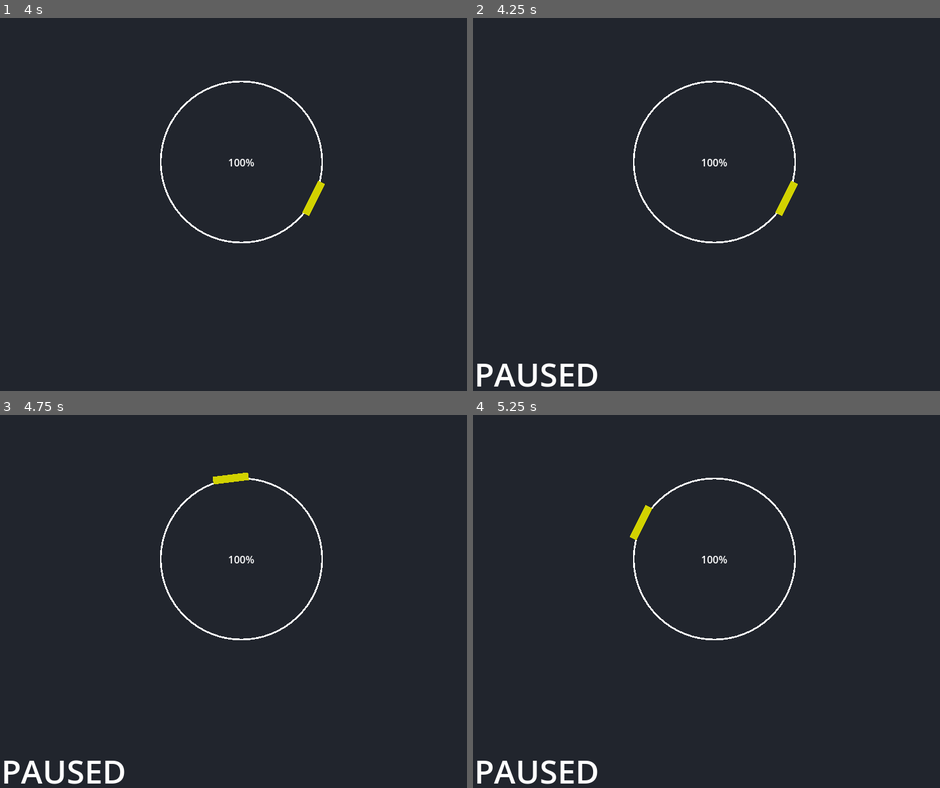
Above: before the commit, frames 1-4 (two rows, left to right).
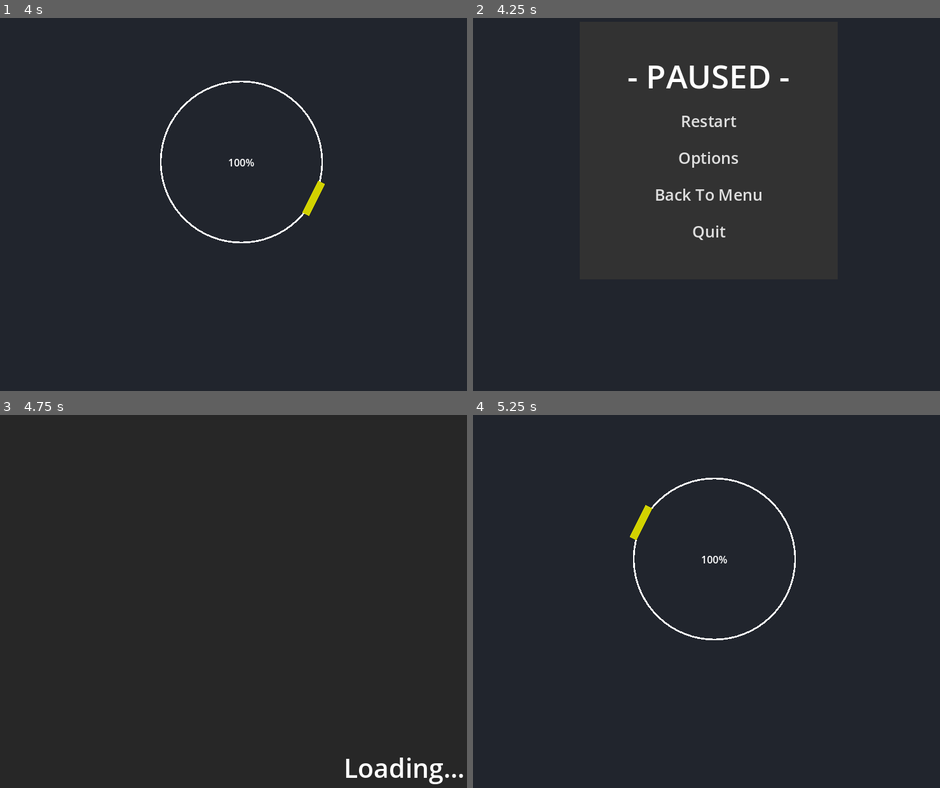
Above: after the commit, the same moments.

Repository: Swivet-Effect/SpinR
Game: Godot game, scene res://Scenes/Gameplay/RunMap.tscn
Same seed, same stepped clock (60 frames per second), same inputs: the game is played once before the commit and once after it. This scene is started directly instead of the project's main scene.
Inputs (mouse positions are in pixels of both pictures, inside the frame that each line leads up to):
- Up to frame 1 (4 s): tap Enter at 0.5, 2, 3.5 s; move the mouse to (354, 137) at 0.52 s; hold Right (ui_right) 0.53-1.28 s; tap Space (ui_select) at 0.77, 1.25, 1.52, 2.75, 3.02, 3.77 s; move the mouse to (140, 185) at 1.27 s; hold Down (ui_down) 1.28-2.03 s; move the mouse to (289, 51) at 2.02 s; hold Right (ui_right) 2.03-2.78 s; move the mouse to (214, 264) at 2.77 s; hold Up (ui_up) 2.78-3.53 s; move the mouse to (392, 238) at 3.52 s; hold Left (ui_left) from 3.53 s (still down)
- Up to frame 2 (4.25 s): keep holding Left (ui_left); tap Escape at 4.15 s
- Up to frame 3 (4.75 s): release Left (ui_left) at 4.25 s; click (233, 519) at 4.25 s, where only the run after the commit has a clickable "Restart"
- Up to frame 4 (5.25 s): move the mouse to (561, 482) at 5.02 s; hold Left (ui_left) from 5.03 s (still down)

Frame 1 is identical in both runs. In frame 2, 2.9% of the frame differs, in the area x 0-70%, y 12-99%; in frame 3, 1.9%; in frame 4, 0.7%.
Error in both runs: Invalid operands 'String' and 'Nil' in operator '+'. (res://Scripts/Map)

Commit message:
Pause Menu

Diff:
--- a/Assets/Prefabs/PauseMenu.tscn
+++ b/Assets/Prefabs/PauseMenu.tscn
@@ -14,10 +14,55 @@
 [node name="CanvasLayer" type="CanvasLayer" parent="."]
 visible = false
 
-[node name="Paused Text" type="Label" parent="CanvasLayer"]
-offset_left = 23.0
-offset_top = 699.0
-offset_right = 232.0
-offset_bottom = 775.0
+[node name="PauseBox" type="ColorRect" parent="CanvasLayer"]
+offset_left = 189.0
+offset_top = 179.0
+offset_right = 595.0
+offset_bottom = 585.0
+color = Color(0.196078, 0.196078, 0.196078, 1)
+
+[node name="StraightenMenu" type="VBoxContainer" parent="CanvasLayer/PauseBox"]
+layout_mode = 0
+offset_left = 75.0
+offset_top = 50.0
+offset_right = 331.0
+offset_bottom = 352.0
+theme_override_constants/separation = 15
+
+[node name="Paused Text" type="Label" parent="CanvasLayer/PauseBox/StraightenMenu"]
+layout_mode = 2
 theme_override_font_sizes/font_size = 51
-text = "PAUSED"
+text = "- PAUSED -"
+
+[node name="Restart" type="Button" parent="CanvasLayer/PauseBox/StraightenMenu"]
+layout_mode = 2
+theme_override_colors/font_hover_color = Color(1, 0.745098, 0, 1)
+theme_override_font_sizes/font_size = 25
+text = "Restart"
+flat = true
+
+[node name="Options" type="Button" parent="CanvasLayer/PauseBox/StraightenMenu"]
+layout_mode = 2
+theme_override_colors/font_hover_color = Color(1, 0.745098, 0, 1)
+theme_override_font_sizes/font_size = 25
+text = "Options"
+flat = true
+
+[node name="BackToMenu" type="Button" parent="CanvasLayer/PauseBox/StraightenMenu"]
+layout_mode = 2
+theme_override_colors/font_hover_color = Color(1, 0.745098, 0, 1)
+theme_override_font_sizes/font_size = 25
+text = "Back To Menu"
+flat = true
+
+[node name="Quit" type="Button" parent="CanvasLayer/PauseBox/StraightenMenu"]
+layout_mode = 2
+theme_override_colors/font_hover_color = Color(1, 0.745098, 0, 1)
+theme_override_font_sizes/font_size = 25
+text = "Quit"
+flat = true
+
+[connection signal="pressed" from="CanvasLayer/PauseBox/StraightenMenu/Restart" to="." method="RestartButton"]
+[connection signal="pressed" from="CanvasLayer/PauseBox/StraightenMenu/Options" to="." method="OptionsButton"]
+[connection signal="pressed" from="CanvasLayer/PauseBox/StraightenMenu/BackToMenu" to="." method="ToMenuButton"]
+[connection signal="pressed" from="CanvasLayer/PauseBox/StraightenMenu/Quit" to="." method="QuitButton"]
--- a/Scenes/Menus/OptionsMenu.tscn
+++ b/Scenes/Menus/OptionsMenu.tscn
@@ -43,5 +43,22 @@
 theme_override_font_sizes/font_size = 25
 text = "Input Method:"
 
+[node name="Volume Slider" type="HSlider" parent="CanvasLayer"]
+offset_left = 409.0
+offset_top = 219.0
+offset_right = 675.0
+offset_bottom = 246.0
+value = 100.0
+
+[node name="Text" type="Label" parent="CanvasLayer/Volume Slider"]
+layout_mode = 0
+offset_left = -137.0
+offset_top = -10.0
+offset_right = -38.0
+offset_bottom = 25.0
+theme_override_font_sizes/font_size = 25
+text = "Volume:"
+
 [connection signal="pressed" from="CanvasLayer/Back Button" to="." method="BackButtonPressed"]
 [connection signal="item_selected" from="CanvasLayer/Control Changer" to="." method="InputMethodChanged"]
+[connection signal="value_changed" from="CanvasLayer/Volume Slider" to="." method="SliderMoved"]
--- a/Scripts/GlobalVariables.gd
+++ b/Scripts/GlobalVariables.gd
@@ -2,6 +2,7 @@
 
 # Game Settings ---------
 var inputType = "mouse"
+var volume = 100.0
 
 # Scene Links
 var mainMenu = "res://Scenes/Menus/MainMenu.tscn"
--- a/Scripts/Map Run Scripts/RunMap.gd
+++ b/Scripts/Map Run Scripts/RunMap.gd
@@ -45,6 +45,7 @@
 	move()
 
 func _on_music_delay_timeout():
+	audioPlayer.volume_linear = Global.volume / 100.0
 	audioPlayer.play()
 
 func _physics_process(_delta):
--- a/Scripts/Menu Scripts/OptionsMenu.gd
+++ b/Scripts/Menu Scripts/OptionsMenu.gd
@@ -10,3 +10,9 @@
 		Global.inputType = "controller"
 	else:
 		Global.inputType = "mouse"
+
+func SliderMoved(value: float) -> void:
+	Global.volume = value
+
+func _ready():
+	$"CanvasLayer/Volume Slider".value = Global.volume
--- a/Scripts/Menu Scripts/PauseMenu.gd
+++ b/Scripts/Menu Scripts/PauseMenu.gd
@@ -15,3 +15,22 @@
 				Global.playing = true
 				if music_node != null:
 					music_node.stream_paused = false
+
+func RestartButton() -> void:
+	Global.failedCheck = 0
+	Global.hitOrbs = 0.0
+	Global.totalOrbs = 0.0
+	Global.beat = 1
+	Global.reset = true
+	Global.playing = true
+	Global.pausable = true
+	get_tree().change_scene_to_file(Global.loadScreen)
+
+func OptionsButton() -> void:
+	pass
+
+func ToMenuButton() -> void:
+	get_tree().change_scene_to_file(Global.mapSelection)
+
+func QuitButton() -> void:
+	get_tree().quit()
--- a/Scripts/PlayerControl.gd
+++ b/Scripts/PlayerControl.gd
@@ -4,7 +4,7 @@
 
 func _physics_process(_delta):
 # Only move if the player hasn't failed
-	if Global.failedCheck < 5:
+	if Global.playing == true:
 		match Global.inputType:
 			"mouse":
 				look_at(get_global_mouse_position())
